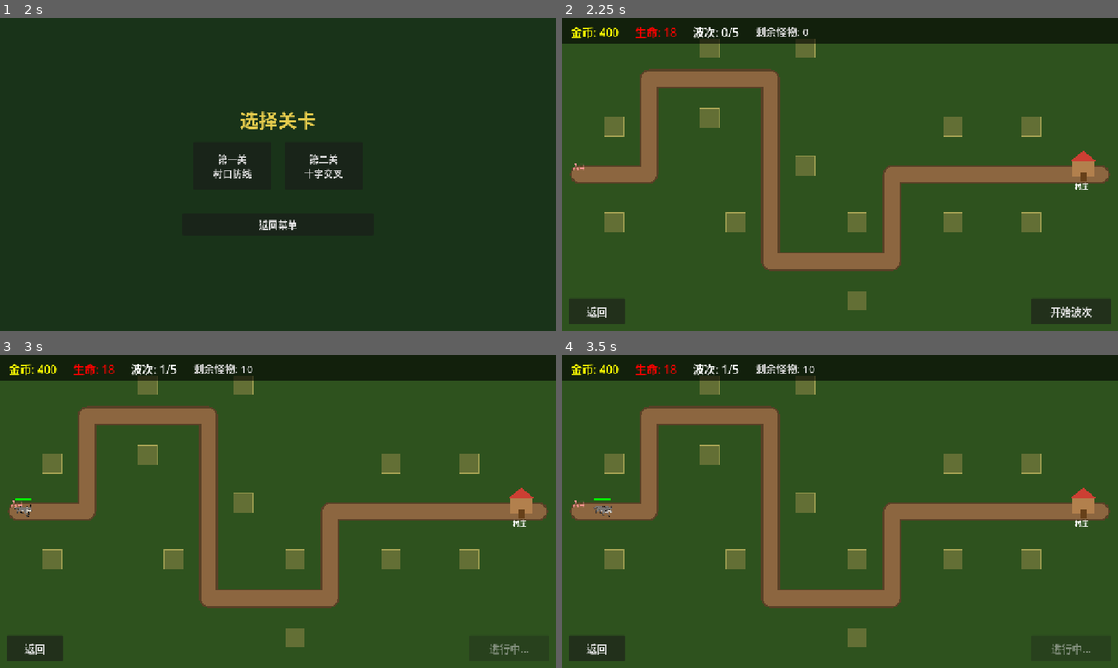
Above: before the commit, frames 1-4 (two rows, left to right).
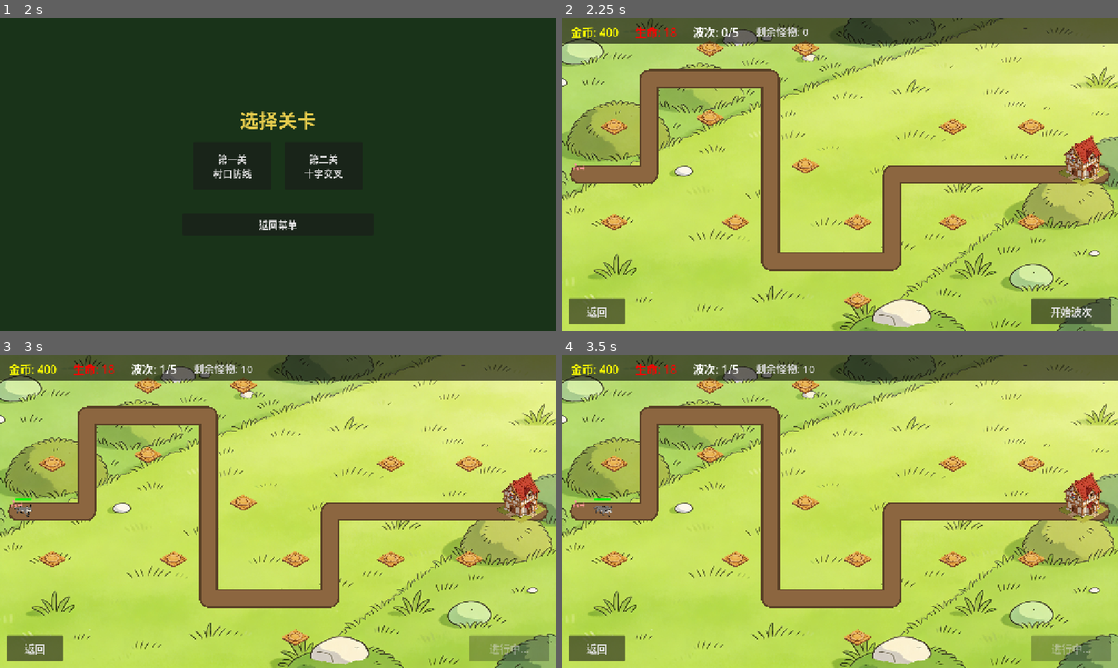
Above: after the commit, the same moments.

Repository: guangliangliang/luobo
Game: Godot game, scene res://scenes/Splash.tscn
The game is run twice, just before and just after one commit, with the same random seed, the same clock (stepped at 60 frames per second) and the same inputs.
Inputs (mouse positions are in pixels of both pictures, inside the frame that each line leads up to):
- Up to frame 1 (2 s): tap Enter at 0.5 s; move the mouse to (400, 158) at 0.52 s; click (400, 158) at 0.67 s; click "开始游戏" at 1.25 s
- Up to frame 2 (2.25 s): click "第一关 村口防线" at 2 s
- Up to frame 3 (3 s): click "开始波次" at 2.75 s
- Up to frame 4 (3.5 s): no input

Frame 1 is identical in both runs. In frame 2, 89% of the frame differs, in the area x 0-100%, y 0-100%; in frame 3, 89%; in frame 4, 89%.

Commit message:
接入战斗地图和弹道特效素材

Diff:
--- a/新建游戏项目/scripts/monsters/monster_base.gd
+++ b/新建游戏项目/scripts/monsters/monster_base.gd
@@ -4,6 +4,7 @@
 signal monster_reached_end
 
 const WOLF_SHEET: Texture2D = preload("res://assets/monsters/wolf/wolf_sheet.png")
+const DEATH_SMOKE_SHEET: Texture2D = preload("res://assets/effects/新建文件夹/death_smoke_sheet.png")
 const WOLF_FRAME_COUNT: int = 4
 const WOLF_FRAME_SIZE: Vector2 = Vector2(640, 1440)
 
@@ -150,7 +151,34 @@
 	AudioManager.play_sfx("monster_die")
 	GameManager.on_monster_killed(data.reward)
 	monster_died.emit(data.reward)
+	_spawn_death_smoke()
 	queue_free()
+
+func _spawn_death_smoke() -> void:
+	var effect: AnimatedSprite2D = AnimatedSprite2D.new()
+	effect.sprite_frames = _create_death_smoke_frames()
+	effect.animation = "smoke"
+	effect.global_position = global_position
+	effect.scale = Vector2.ONE * 0.1
+	effect.z_index = 5
+	var root: Node = get_tree().current_scene
+	if root:
+		root.add_child(effect)
+		effect.play("smoke")
+		effect.animation_finished.connect(effect.queue_free)
+
+func _create_death_smoke_frames() -> SpriteFrames:
+	var frames: SpriteFrames = SpriteFrames.new()
+	frames.add_animation("smoke")
+	frames.set_animation_loop("smoke", false)
+	frames.set_animation_speed("smoke", 12.0)
+	var frame_width: float = DEATH_SMOKE_SHEET.get_width() / 4.0
+	for i in range(4):
+		var frame: AtlasTexture = AtlasTexture.new()
+		frame.atlas = DEATH_SMOKE_SHEET
+		frame.region = Rect2(frame_width * i, 0, frame_width, DEATH_SMOKE_SHEET.get_height())
+		frames.add_frame("smoke", frame)
+	return frames
 
 func _draw() -> void:
 	if not data:
--- a/新建游戏项目/scripts/scenes/battle.gd
+++ b/新建游戏项目/scripts/scenes/battle.gd
@@ -1,4 +1,8 @@
 extends Node2D
+
+const BACKGROUND_TEXTURE: Texture2D = preload("res://assets/maps/background/grass_bg.png")
+const BUILD_SPOT_TEXTURE: Texture2D = preload("res://assets/maps/build_spots/build_spot_base.png")
+const VILLAGE_TEXTURE: Texture2D = preload("res://assets/maps/village/village_core.png")
 
 var _level_data: LevelData
 var _spawner: Node
@@ -38,11 +42,12 @@
 	_draw_entrances()
 
 func _draw_background() -> void:
-	var bg: ColorRect = ColorRect.new()
-	bg.color = _level_data.bg_color
-	bg.size = Vector2(1280, 720)
-	bg.z_index = -10
-	_map_drawer.add_child(bg)
+	var bg_sprite: Sprite2D = Sprite2D.new()
+	bg_sprite.texture = BACKGROUND_TEXTURE
+	bg_sprite.centered = false
+	bg_sprite.scale = Vector2(1280.0 / BACKGROUND_TEXTURE.get_width(), 720.0 / BACKGROUND_TEXTURE.get_height())
+	bg_sprite.z_index = -10
+	_map_drawer.add_child(bg_sprite)
 
 func _draw_paths() -> void:
 	for path_points: PackedVector2Array in _level_data.path_points:
@@ -69,54 +74,25 @@
 func _draw_build_spots() -> void:
 	for i in range(_level_data.build_spots.size()):
 		var pos: Vector2 = _level_data.build_spots[i]
-		var spot: ColorRect = ColorRect.new()
-		spot.position = pos - Vector2(22, 22)
-		spot.size = Vector2(44, 44)
-		spot.color = Color(0.6, 0.55, 0.3, 0.5)
-		spot.z_index = -3
-		_map_drawer.add_child(spot)
-
-		var border: ReferenceRect = ReferenceRect.new()
-		border.position = pos - Vector2(22, 22)
-		border.size = Vector2(44, 44)
-		border.border_color = Color(0.8, 0.75, 0.4, 0.7)
-		border.editor_only = false
-		border.z_index = -2
-		_map_drawer.add_child(border)
+		var spot_texture: AtlasTexture = _make_atlas_texture(BUILD_SPOT_TEXTURE, Rect2(204, 92, 1645, 981))
+		var spot_sprite: Sprite2D = Sprite2D.new()
+		spot_sprite.texture = spot_texture
+		spot_sprite.position = pos
+		spot_sprite.scale = Vector2.ONE * (62.0 / maxf(spot_texture.get_width(), spot_texture.get_height()))
+		spot_sprite.z_index = -3
+		_map_drawer.add_child(spot_sprite)
 
 func _draw_village() -> void:
 	_village_drawer = Node2D.new()
 	_village_drawer.position = _level_data.village_position
 	_village_drawer.z_index = 0
 	_map_drawer.add_child(_village_drawer)
-
-	var house: ColorRect = ColorRect.new()
-	house.position = Vector2(-25, -30)
-	house.size = Vector2(50, 35)
-	house.color = Color(0.7, 0.5, 0.3)
-	_village_drawer.add_child(house)
-
-	var roof: Polygon2D = Polygon2D.new()
-	roof.polygon = PackedVector2Array([
-		Vector2(-30, -30),
-		Vector2(0, -55),
-		Vector2(30, -30)
-	])
-	roof.color = Color(0.8, 0.25, 0.2)
-	_village_drawer.add_child(roof)
-
-	var door: ColorRect = ColorRect.new()
-	door.position = Vector2(-8, -5)
-	door.size = Vector2(16, 20)
-	door.color = Color(0.4, 0.25, 0.1)
-	_village_drawer.add_child(door)
-
-	var label: Label = Label.new()
-	label.text = "村庄"
-	label.position = Vector2(-20, 15)
-	label.add_theme_font_size_override("font_size", 16)
-	label.add_theme_color_override("font_color", Color.WHITE)
-	_village_drawer.add_child(label)
+	var village_texture: AtlasTexture = _make_atlas_texture(VILLAGE_TEXTURE, Rect2(576, 104, 885, 901))
+	var village_sprite: Sprite2D = Sprite2D.new()
+	village_sprite.texture = village_texture
+	village_sprite.scale = Vector2.ONE * (118.0 / village_texture.get_height())
+	village_sprite.position = Vector2(0, -32)
+	_village_drawer.add_child(village_sprite)
 
 func _draw_entrances() -> void:
 	for path_points: PackedVector2Array in _level_data.path_points:
@@ -127,6 +103,12 @@
 			entrance.add_theme_font_size_override("font_size", 14)
 			entrance.add_theme_color_override("font_color", Color(1, 0.6, 0.6))
 			_map_drawer.add_child(entrance)
+
+func _make_atlas_texture(texture: Texture2D, region: Rect2) -> AtlasTexture:
+	var atlas: AtlasTexture = AtlasTexture.new()
+	atlas.atlas = texture
+	atlas.region = region
+	return atlas
 
 func _create_managers() -> void:
 	var spawner_script: GDScript = load("res://scripts/monsters/monster_spawner.gd")
--- a/新建游戏项目/scripts/towers/projectile.gd
+++ b/新建游戏项目/scripts/towers/projectile.gd
@@ -1,4 +1,21 @@
 extends CharacterBody2D
+
+const PROJECTILE_TEXTURES: Dictionary = {
+	"arrow": preload("res://assets/effects/projectiles/arrow_projectile.png"),
+	"cannon": preload("res://assets/effects/projectiles/cannon_projectile.png"),
+	"ice": preload("res://assets/effects/projectiles/ice_projectile.png"),
+}
+
+const PROJECTILE_REGIONS: Dictionary = {
+	"arrow": Rect2(148, 340, 1641, 557),
+	"cannon": Rect2(628, 248, 789, 661),
+	"ice": Rect2(700, 196, 845, 797),
+}
+
+const HIT_EFFECT_TEXTURES: Dictionary = {
+	"cannon": preload("res://assets/effects/新建文件夹/explosion_sheet.png"),
+	"ice": preload("res://assets/effects/新建文件夹/freeze_hit_sheet.png"),
+}
 
 var _start_pos: Vector2
 var _target: Node2D
@@ -9,6 +26,7 @@
 var _slow_percent: float
 var _slow_duration: float
 var _is_active: bool = true
+var _sprite: Sprite2D = null
 
 func setup(start: Vector2, target: Node2D, damage: float, speed: float, tower_type: String, splash_radius: float = 0.0, slow_percent: float = 0.0, slow_duration: float = 0.0) -> void:
 	global_position = start
@@ -20,6 +38,7 @@
 	_splash_radius = splash_radius
 	_slow_percent = slow_percent
 	_slow_duration = slow_duration
+	_setup_sprite()
 
 func _physics_process(_delta: float) -> void:
 	if not _is_active:
@@ -31,6 +50,8 @@
 
 	var direction: Vector2 = (_target.global_position - global_position).normalized()
 	velocity = direction * _speed
+	if _sprite:
+		_sprite.rotation = direction.angle()
 
 	var dist: float = global_position.distance_to(_target.global_position)
 	if dist < _speed * get_physics_process_delta_time() + 15.0:
@@ -70,6 +91,7 @@
 					if _target and is_instance_valid(_target) and monster.global_position.distance_to(_target.global_position) <= _splash_radius:
 						monster.apply_slow(_slow_percent, _slow_duration)
 
+	_spawn_hit_effect()
 	queue_free()
 
 func _miss() -> void:
@@ -77,6 +99,8 @@
 	queue_free()
 
 func _draw() -> void:
+	if _sprite and _sprite.visible:
+		return
 	var color: Color
 	var radius: float
 	match _tower_type:
@@ -93,3 +117,64 @@
 			color = Color.WHITE
 			radius = 3.0
 	draw_circle(Vector2.ZERO, radius, color)
+
+func _setup_sprite() -> void:
+	if not PROJECTILE_TEXTURES.has(_tower_type):
+		return
+	_sprite = Sprite2D.new()
+	_sprite.texture = _make_atlas_texture(PROJECTILE_TEXTURES[_tower_type], PROJECTILE_REGIONS[_tower_type])
+	_sprite.scale = Vector2.ONE * (_get_projectile_target_width() / _sprite.texture.get_width())
+	_sprite.visible = true
+	add_child(_sprite)
+
+func _get_projectile_target_width() -> float:
+	match _tower_type:
+		"arrow":
+			return 38.0
+		"cannon":
+			return 22.0
+		"ice":
+			return 28.0
+		_:
+			return 18.0
+
+func _spawn_hit_effect() -> void:
+	if not HIT_EFFECT_TEXTURES.has(_tower_type):
+		return
+	var effect: AnimatedSprite2D = AnimatedSprite2D.new()
+	effect.sprite_frames = _create_effect_frames(HIT_EFFECT_TEXTURES[_tower_type])
+	effect.animation = "hit"
+	effect.global_position = _target.global_position if (_target and is_instance_valid(_target)) else global_position
+	effect.scale = Vector2.ONE * _get_hit_effect_scale()
+	effect.z_index = 5
+	var root: Node = get_tree().current_scene
+	if root:
+		root.add_child(effect)
+		effect.play("hit")
+		effect.animation_finished.connect(effect.queue_free)
+
+func _create_effect_frames(texture: Texture2D) -> SpriteFrames:
+	var frames: SpriteFrames = SpriteFrames.new()
+	frames.add_animation("hit")
+	frames.set_animation_loop("hit", false)
+	frames.set_animation_speed("hit", 12.0)
+	var frame_width: float = texture.get_width() / 4.0
+	for i in range(4):
+		var frame: AtlasTexture = _make_atlas_texture(texture, Rect2(frame_width * i, 0, frame_width, texture.get_height()))
+		frames.add_frame("hit", frame)
+	return frames
+
+func _get_hit_effect_scale() -> float:
+	match _tower_type:
+		"cannon":
+			return 0.11
+		"ice":
+			return 0.10
+		_:
+			return 0.1
+
+func _make_atlas_texture(texture: Texture2D, region: Rect2) -> AtlasTexture:
+	var atlas: AtlasTexture = AtlasTexture.new()
+	atlas.atlas = texture
+	atlas.region = region
+	return atlas
--- a/新建游戏项目/scripts/towers/tower_base.gd
+++ b/新建游戏项目/scripts/towers/tower_base.gd
@@ -130,11 +130,13 @@
 	if not _target or not is_instance_valid(_target):
 		return
 
+	_aim_sprite_at_target()
+	var projectile_start: Vector2 = _get_projectile_start_position()
 	var projectile_script: GDScript = load("res://scripts/towers/projectile.gd")
 	var projectile: CharacterBody2D = CharacterBody2D.new()
 	projectile.set_script(projectile_script)
 	projectile.setup(
-		global_position,
+		projectile_start,
 		_target,
 		get_damage(),
 		tower_data.projectile_speed,
@@ -148,6 +150,17 @@
 
 	AudioManager.play_sfx("attack_" + tower_type)
 
+func _aim_sprite_at_target() -> void:
+	if not _sprite or tower_type != "cannon" or not _target or not is_instance_valid(_target):
+		return
+	_sprite.flip_h = _target.global_position.x > global_position.x
+
+func _get_projectile_start_position() -> Vector2:
+	if tower_type != "cannon" or not _target or not is_instance_valid(_target):
+		return global_position
+	var muzzle_x: float = 22.0 if _target.global_position.x > global_position.x else -22.0
+	return global_position + Vector2(muzzle_x, -28.0)
+
 func _draw() -> void:
 	if _show_range:
 		draw_colored_polygon(_range_circle_points, Color(1, 1, 1, 0.1))
@@ -182,7 +195,7 @@
 func _setup_sprite() -> void:
 	_sprite = Sprite2D.new()
 	_sprite.name = "TowerSprite"
-	_sprite.centered = false
+	_sprite.centered = true
 	add_child(_sprite)
 	_update_sprite_texture()
 
@@ -205,7 +218,7 @@
 	var scale_factor: float = target_height / float(texture.get_height())
 	_sprite.texture = texture
 	_sprite.scale = Vector2.ONE * scale_factor
-	_sprite.position = Vector2(-texture.get_width() * scale_factor * 0.5, -texture.get_height() * scale_factor + 8.0)
+	_sprite.position = Vector2(0, -texture.get_height() * scale_factor * 0.5 + 8.0)
 	_sprite.visible = true
 
 func _get_tower_texture_path() -> String:
Binary file added: 新建游戏项目/assets/effects/projectiles/arrow_projectile.png
Not shown, added: 新建游戏项目/assets/effects/projectiles/arrow_projectile.png.import
Binary file added: 新建游戏项目/assets/effects/projectiles/cannon_projectile.png
Not shown, added: 新建游戏项目/assets/effects/projectiles/cannon_projectile.png.import
Binary file added: 新建游戏项目/assets/effects/projectiles/ice_projectile.png
Not shown, added: 新建游戏项目/assets/effects/projectiles/ice_projectile.png.import
Binary file added: 新建游戏项目/assets/effects/新建文件夹/death_smoke_sheet.png
Not shown, added: 新建游戏项目/assets/effects/新建文件夹/death_smoke_sheet.png.import
Binary file added: 新建游戏项目/assets/effects/新建文件夹/explosion_sheet.png
Not shown, added: 新建游戏项目/assets/effects/新建文件夹/explosion_sheet.png.import
Binary file added: 新建游戏项目/assets/effects/新建文件夹/freeze_hit_sheet.png
Not shown, added: 新建游戏项目/assets/effects/新建文件夹/freeze_hit_sheet.png.import
(and 8 more such lines)
